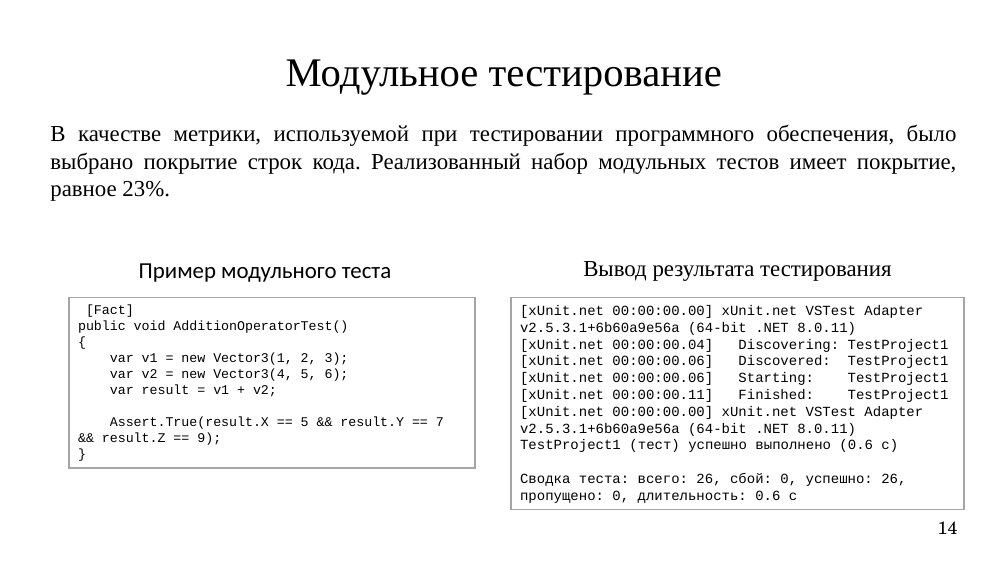
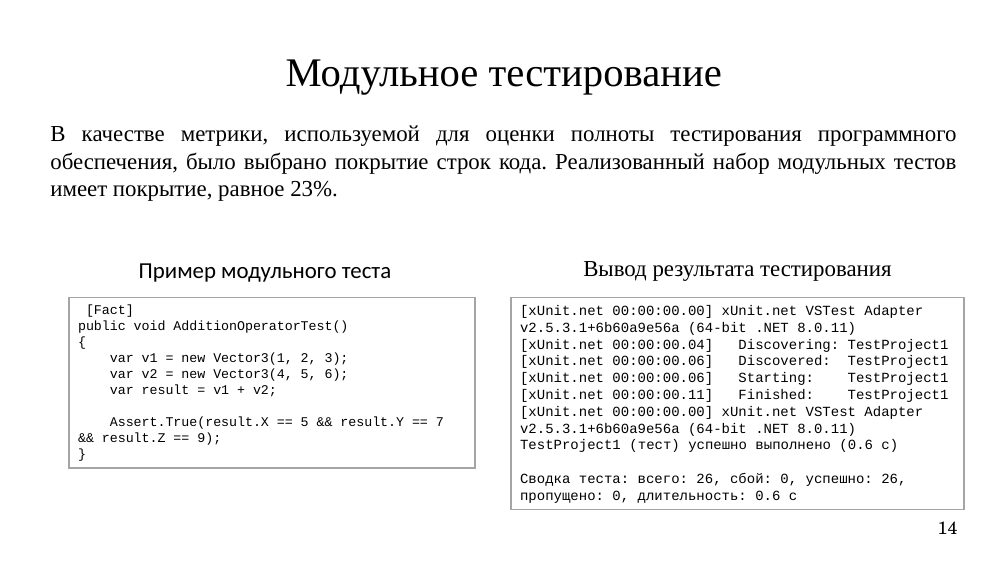
Before and after one commit to Nok1o/CG-coursework-2024, a slide deck: slide 14 of doc/CourseworkPresentation.pptx. Drawn at 1008x567 pixels with LibreOffice and Linux fonts; fonts in the diff are those of the drawing. Boxes give left, top, right and bottom in pixels: in the first picture for what was removed or moved away, otherwise in the second. Text is boxed around its words. In the diff, an @@ line names an element or a change of style, - is before the commit and + after.

```diff
--- a/doc/CourseworkPresentation.pptx
+++ b/doc/CourseworkPresentation.pptx
@@ text at (50,125,957,201): text changed @@
-В качестве метрики, используемой при тестировании программного обеспечения, было выбрано покрытие строк кода. Реализованный набор модульных тестов имеет покрытие, равное 23%.
+В качестве метрики, используемой для оценки полноты тестирования программного обеспечения, было выбрано покрытие строк кода. Реализованный набор модульных тестов имеет покрытие, равное 23%.
```
Also in this commit, not shown: 1 other slide changed, 40 other files.
